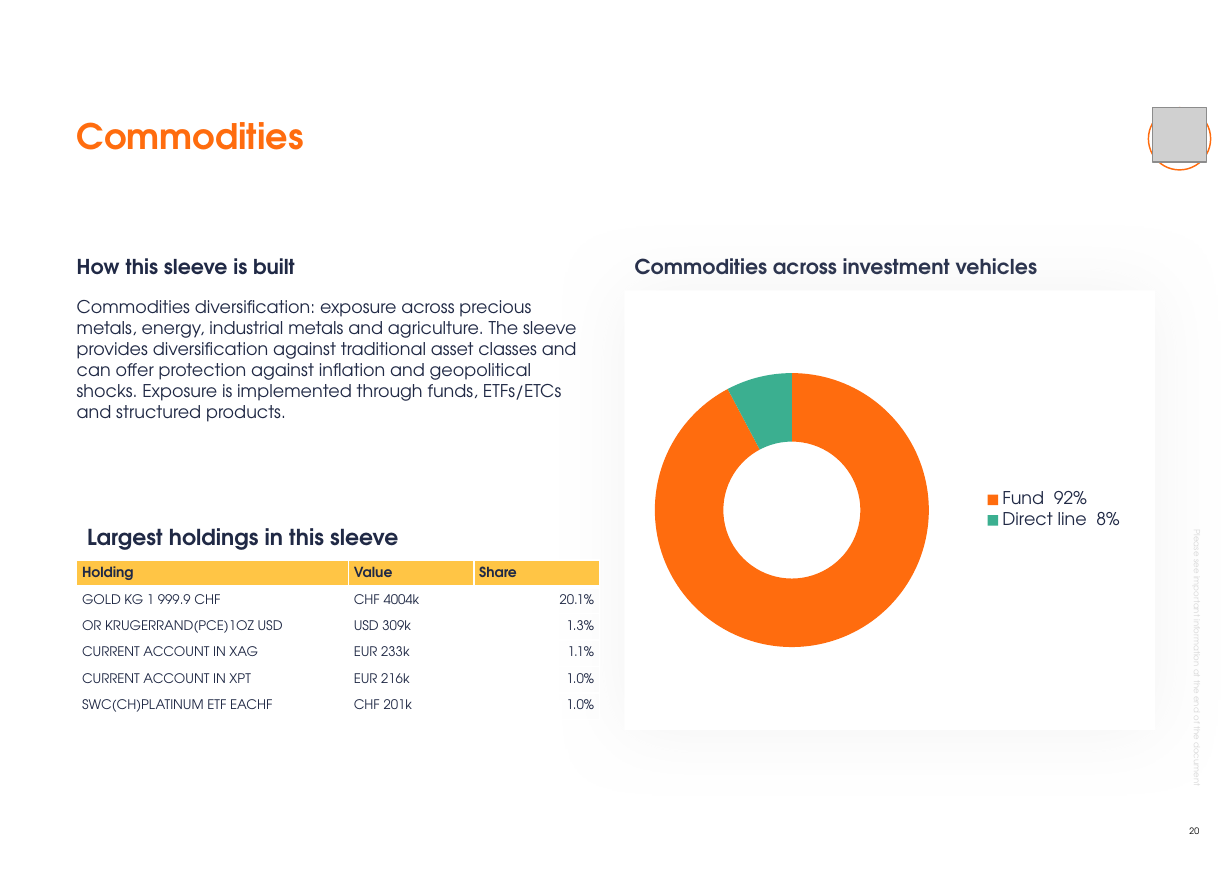
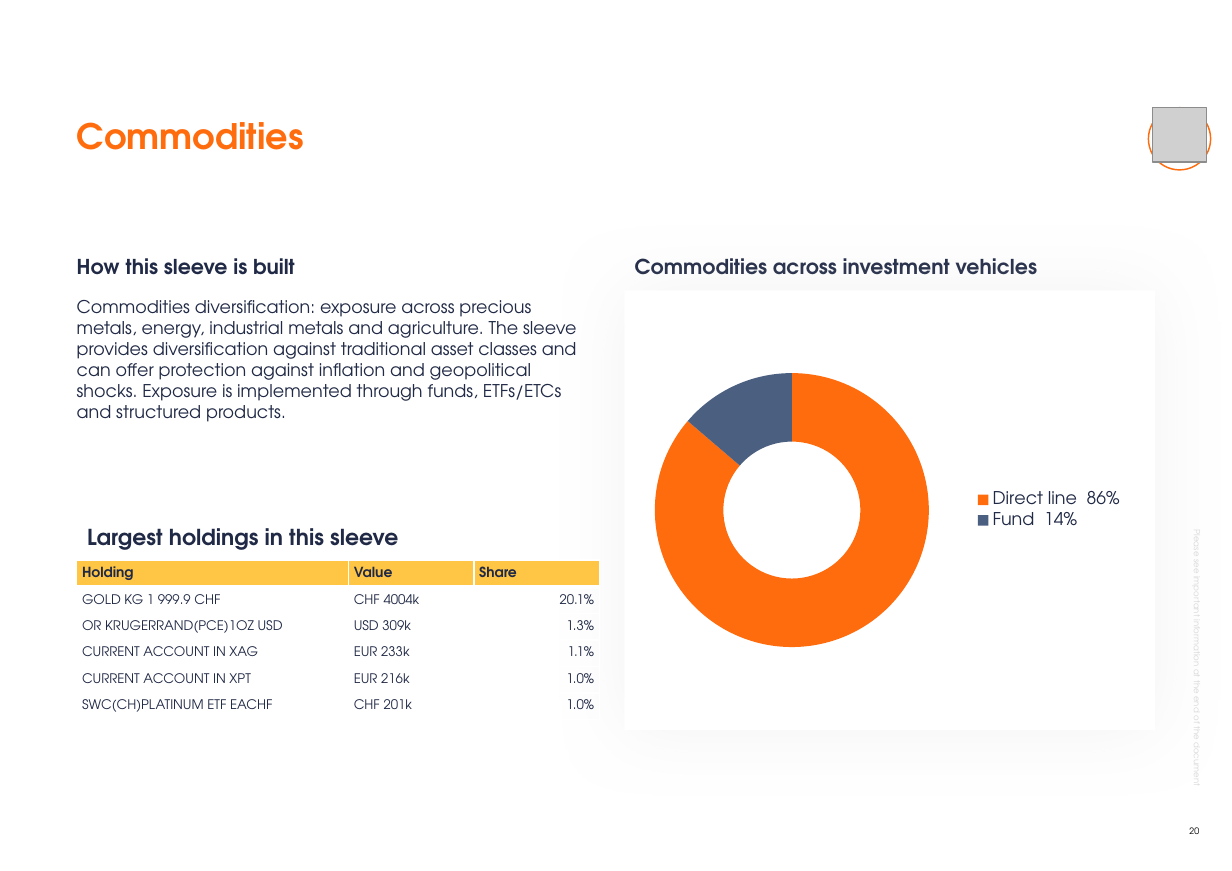
Before and after one commit to jb-db05/Investment_Proposal, a slide deck: slide 20 of investment-proposal-builder/work/example_output_deck.pptx. Drawn at 1232x871 pixels with LibreOffice and Linux fonts; fonts in the diff are those of the drawing; grey boxes stand for pictures; background and template pictures are left out. Boxes give left, top, right and bottom in pixels: in the first picture for what was removed or moved away, otherwise in the second. Text is boxed around its words. In the diff, an @@ line names an element or a change of style, - is before the commit and + after.

```diff
--- a/investment-proposal-builder/work/example_output_deck.pptx
+++ b/investment-proposal-builder/work/example_output_deck.pptx
@@ doughnut chart at [645,311,1135,709] @@
-categories: Fund  92%, Direct line  8%
+categories: Direct line  86%, Fund  14%
-Series 1: 92, 8
+Series 1: 86, 14
@@ colours of single points changed @@
```
Also in this commit, not shown: 3 other slides changed, 6 other files.
